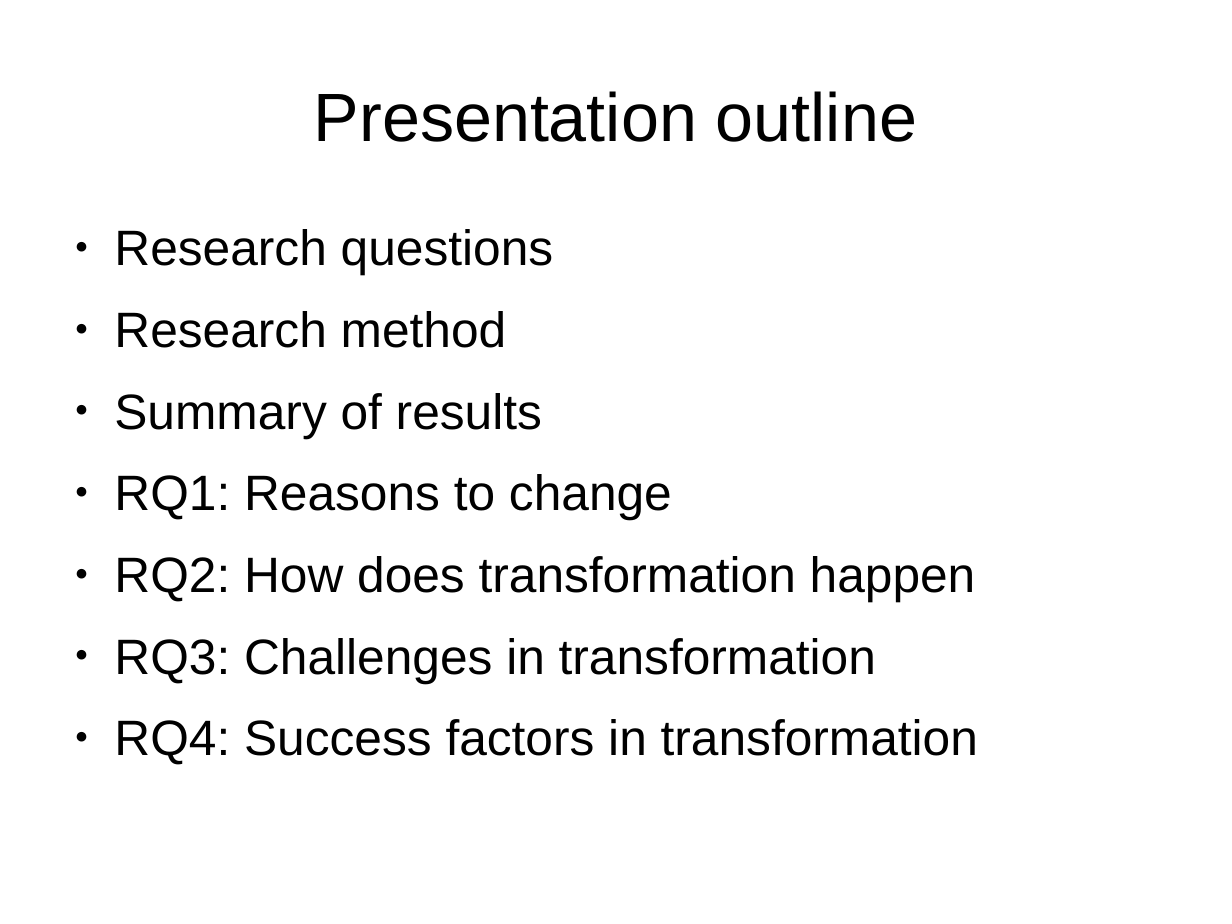
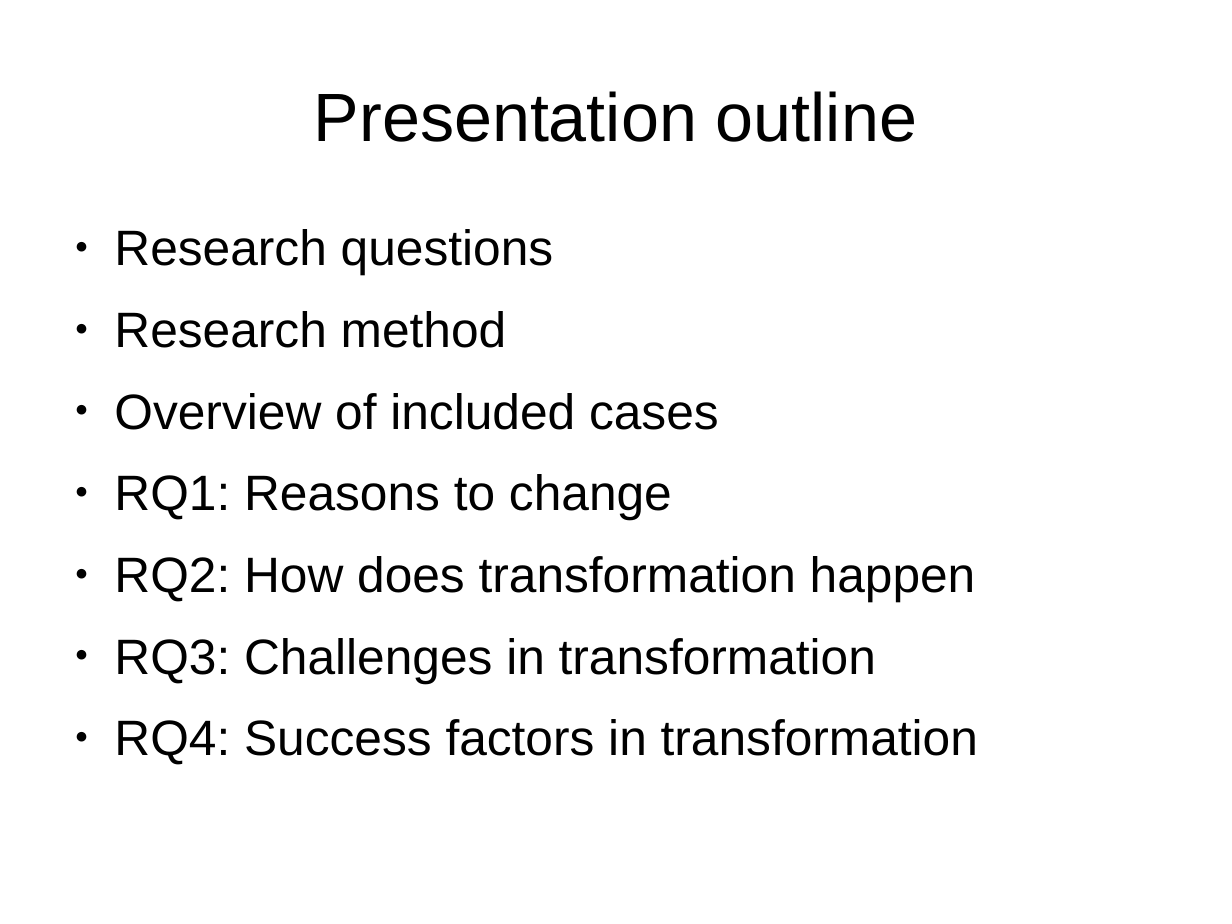
Before and after one commit to coumbole/aalto_agiletransformation, a slide deck: slide 2 of Presentation.odp. Drawn at 1232x924 pixels with LibreOffice and Linux fonts; fonts in the diff are those of the drawing. Boxes give left, top, right and bottom in pixels: in the first picture for what was removed or moved away, otherwise in the second. Text is boxed around its words. In the diff, an @@ line names an element or a change of style, - is before the commit and + after.

```diff
--- a/Presentation.odp
+++ b/Presentation.odp
@@ text at (114, 393, 719, 430): text changed @@
-● Summary of results
+● Overview of included cases
```
Also in this commit, not shown: 2 other slides changed, 2 slides added.
